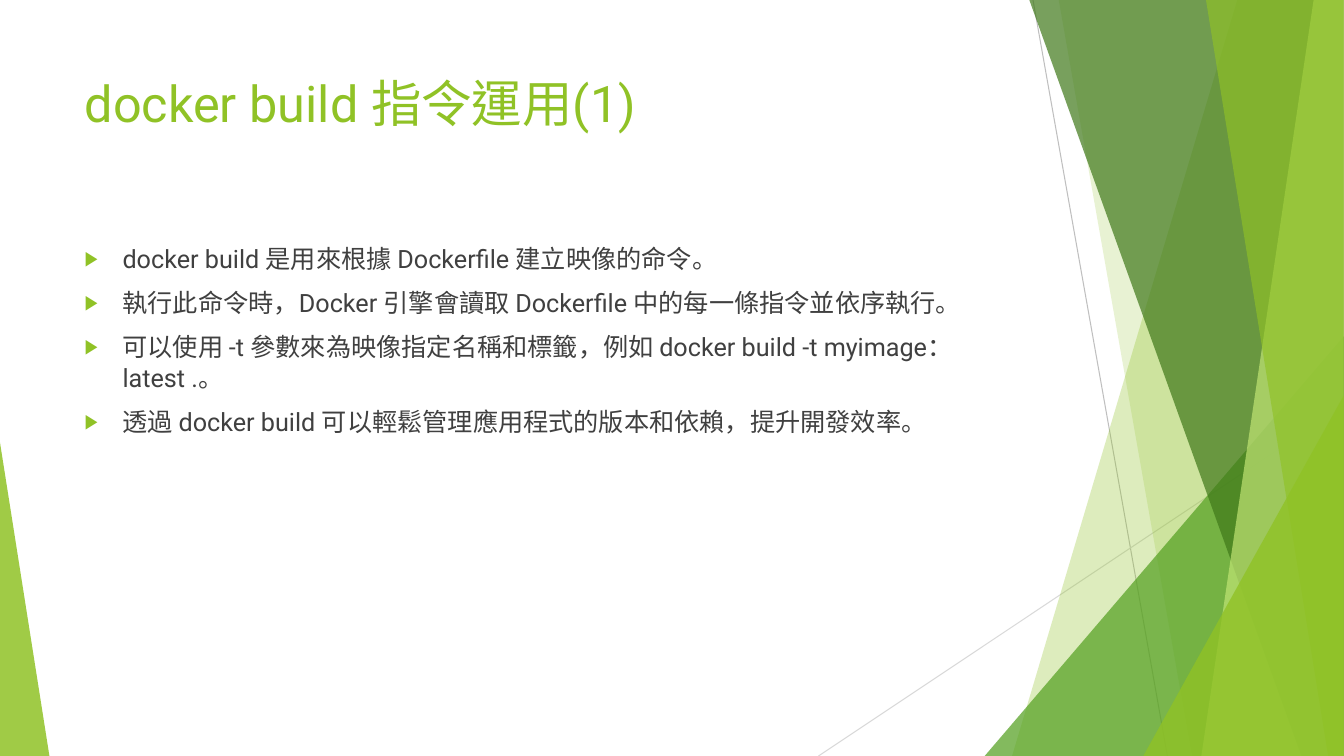
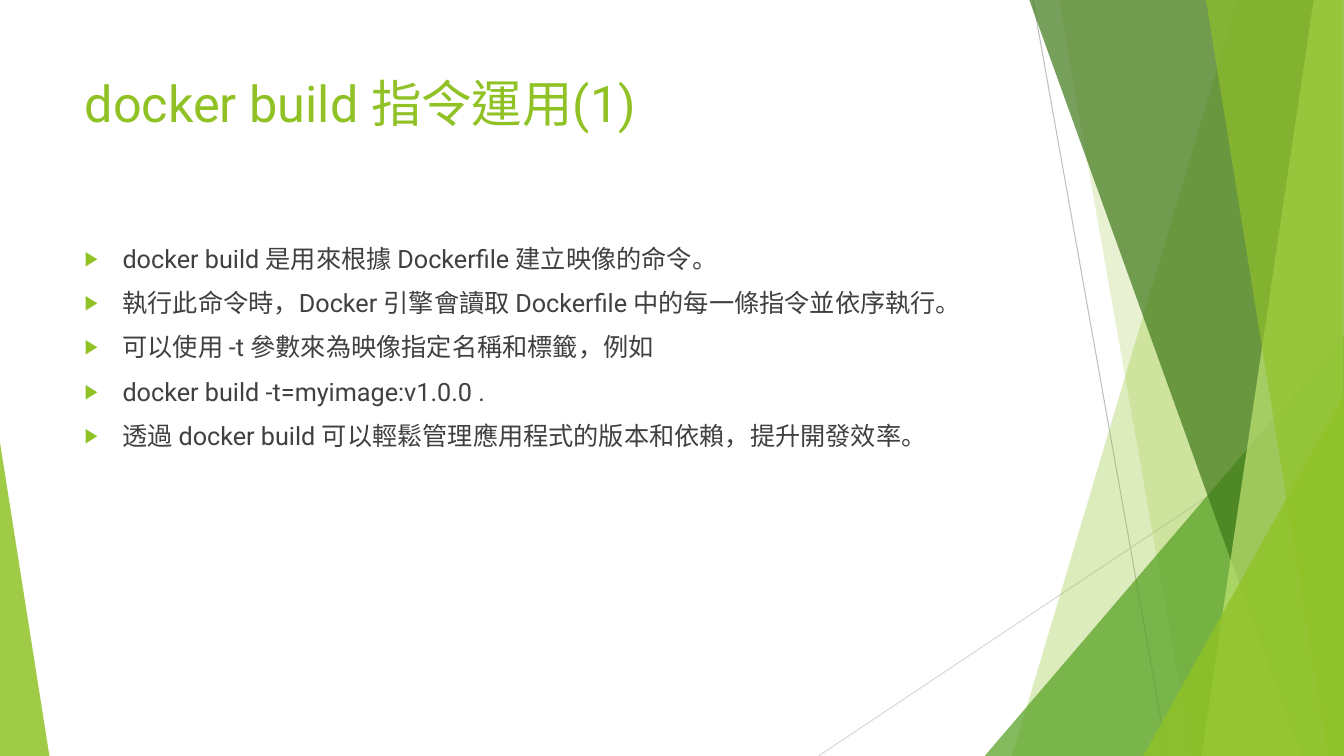
Before and after one commit to coolyuoo/Docker.Class3, a slide deck: slide 14 of 單元3.Dockerfile 解析.pptx. Drawn at 1344x756 pixels with LibreOffice and Linux fonts; fonts in the diff are those of the drawing. Boxes give left, top, right and bottom in pixels: in the first picture for what was removed or moved away, otherwise in the second. Text is boxed around its words. In the diff, an @@ line names an element or a change of style, - is before the commit and + after.

```diff
--- a/單元3.Dockerfile 解析.pptx
+++ b/單元3.Dockerfile 解析.pptx
@@ text at box(123, 335, 653, 407): text changed @@
-▶ 可以使用 -t 參數來為映像指定名稱和標籤，例如 docker build -t myimage：latest .。
+▶ 可以使用 -t 參數來為映像指定名稱和標籤，例如
+▶ docker build -t=myimage:v1.0.0 .
```
Also in this commit, not shown: 5 other slides changed.
